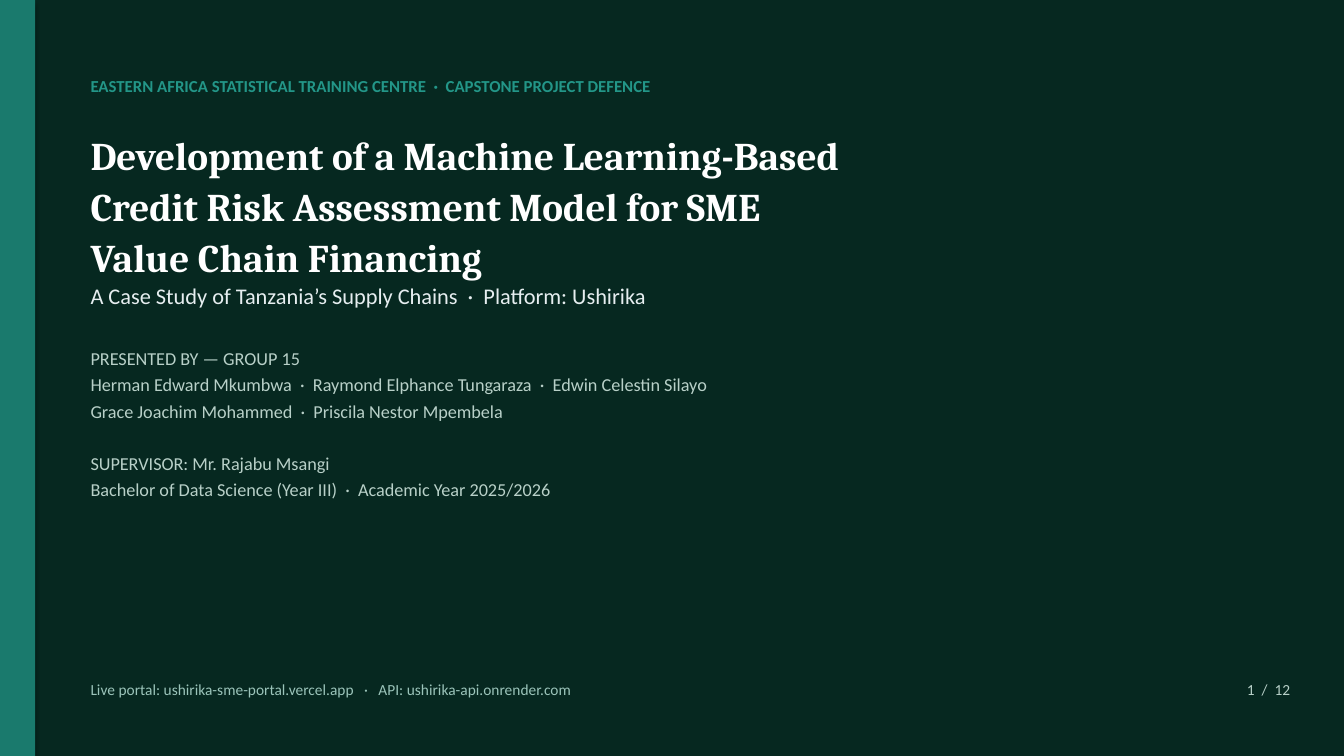
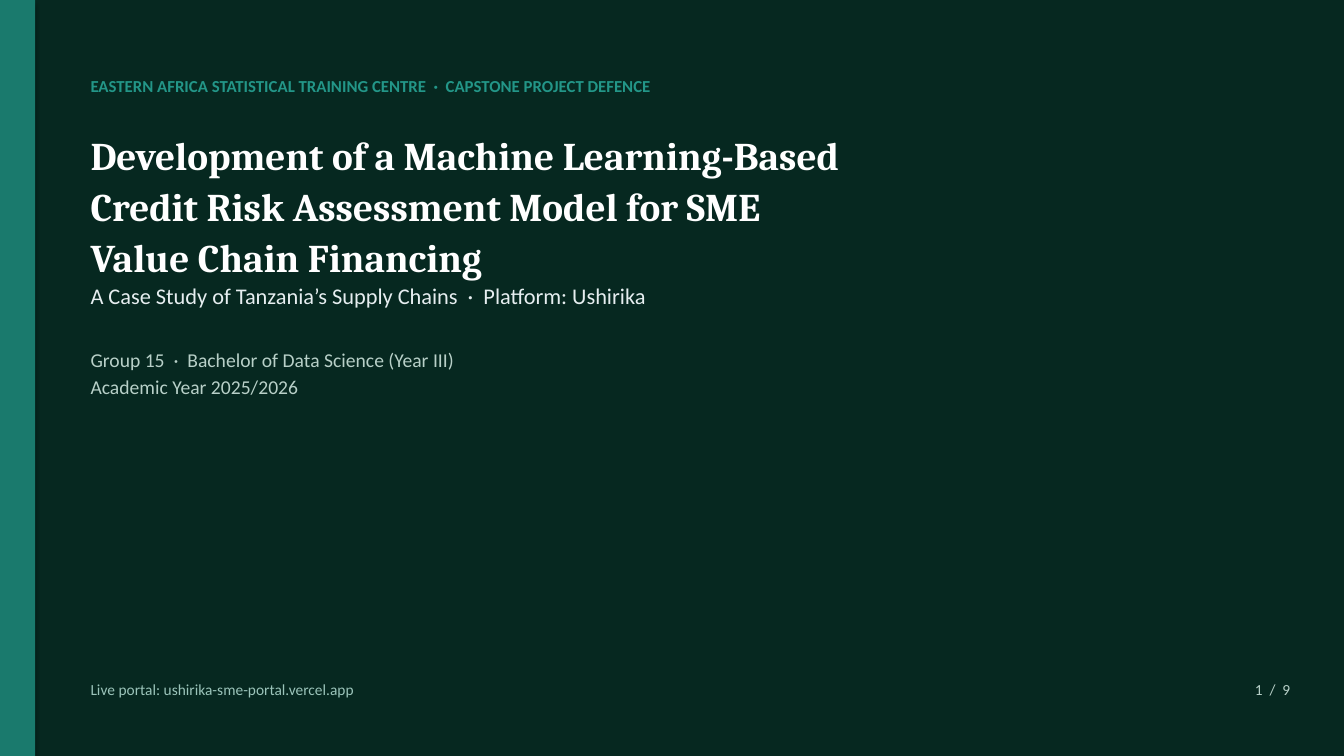
Before and after one commit to Dmmkuliku/ushirika-sme-credit, a slide deck: slide 1 of Presentation/Ushirika_Group15_Defence_v13.pptx. Drawn at 1344x756 pixels with LibreOffice and Linux fonts; fonts in the diff are those of the drawing. Boxes give left, top, right and bottom in pixels: in the first picture for what was removed or moved away, otherwise in the second. Text is boxed around its words. In the diff, an @@ line names an element or a change of style, - is before the commit and + after.

```diff
--- a/Presentation/Ushirika_Group15_Defence_v13.pptx
+++ b/Presentation/Ushirika_Group15_Defence_v13.pptx
@@ text at (x1=91, y1=353, x2=454, y2=395): text changed; size 13 to 14 pt @@
-PRESENTED BY — GROUP 15
-Herman Edward Mkumbwa · Raymond Elphance Tungaraza · Edwin Celestin Silayo
-Grace Joachim Mohammed · Priscila Nestor Mpembela
-SUPERVISOR: Mr. Rajabu Msangi
-Bachelor of Data Science (Year III) · Academic Year 2025/2026
+Group 15 · Bachelor of Data Science (Year III)
+Academic Year 2025/2026
@@ text at (x1=91, y1=684, x2=354, y2=698): text changed @@
-Live portal: ushirika-sme-portal.vercel.app · API: ushirika-api.onrender.com
+Live portal: ushirika-sme-portal.vercel.app
@@ text at (x1=1255, y1=685, x2=1290, y2=695): text changed @@
-1 / 12
+1 / 9
```
Also in this commit, not shown: 6 other slides changed, 2 slides added, 5 slides removed, 3 other files.
